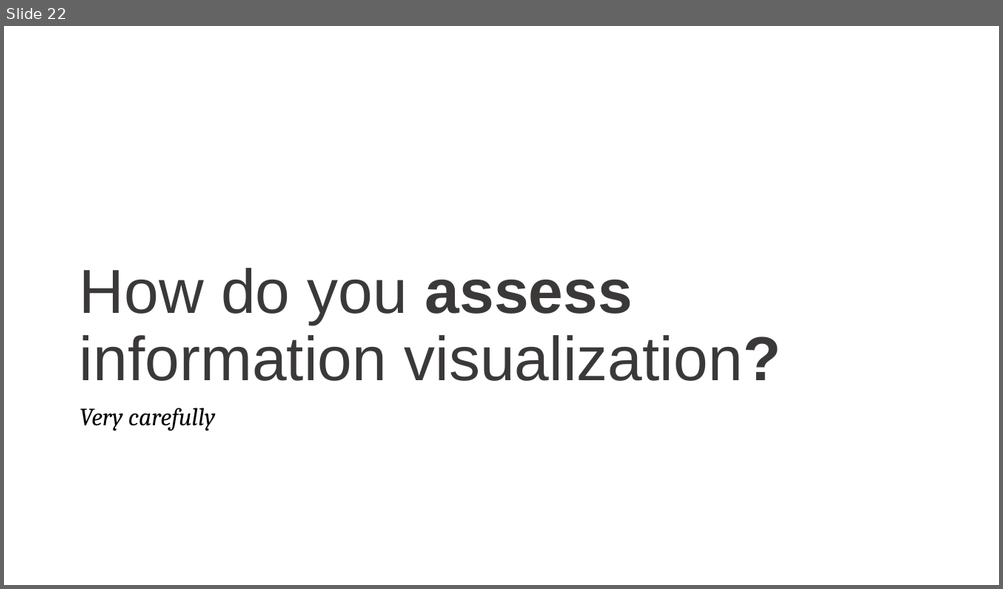
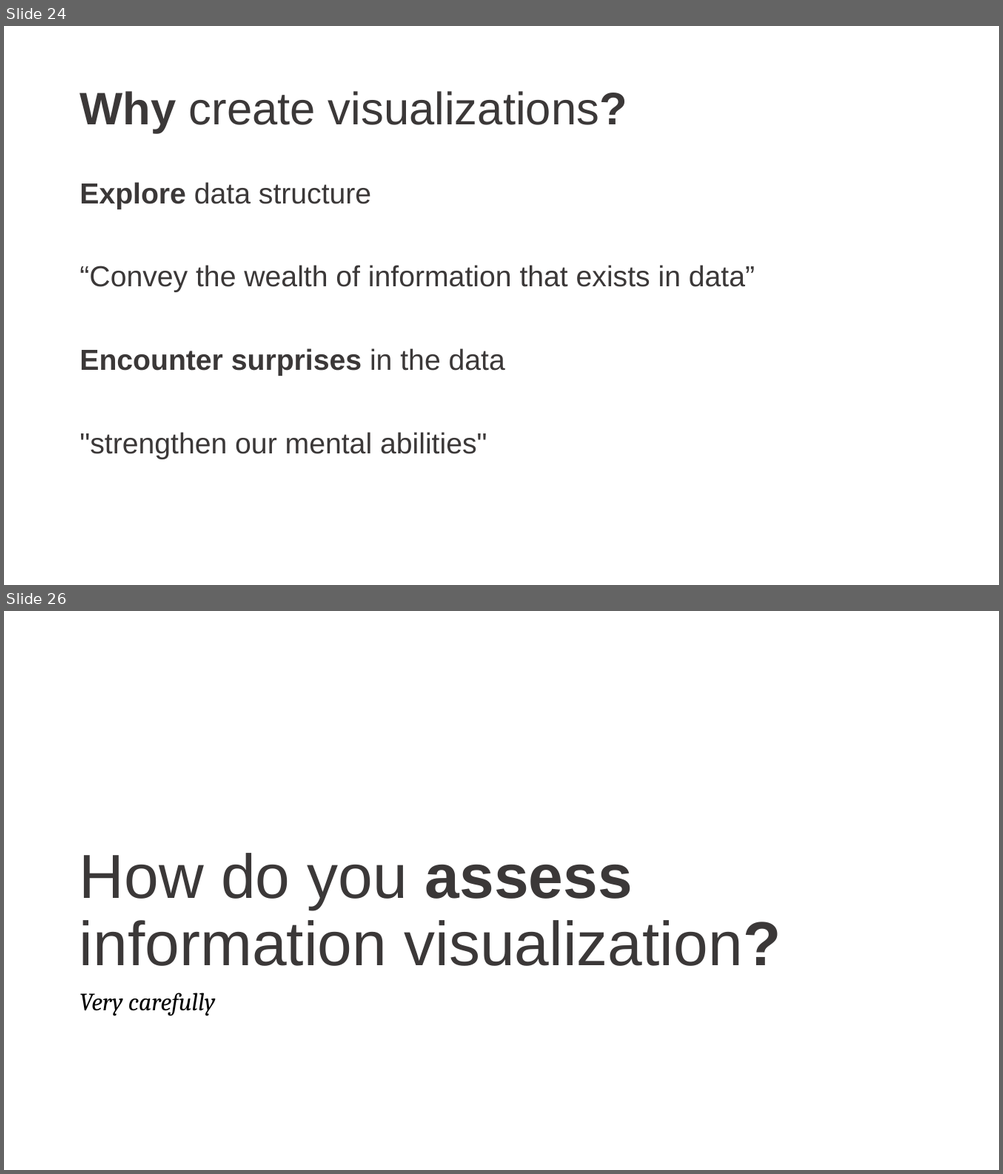
Before and after one commit to cathrynploehn-NIST/Visualizationintroduction, a slide deck: Information Visualization.pptx. Shown one above the other, each under a label of ours: slide 22 before the commit, slides 24 and 26 after it; the slides between them are not shown. The pictures are 1003x589 and 1003x1174 pixels, drawn with LibreOffice and Linux fonts; fonts in the diff are those of the drawing. Boxes give left, top, right and bottom in pixels: in the first picture for what was removed or moved away, otherwise in the second. Text is boxed around its words. In the diff, an @@ line names an element or a change of style, - is before the commit and + after.

```diff
--- a/Information Visualization.pptx
+++ b/Information Visualization.pptx
@@ slide 24 added at <box>4,26,999,585</box>, background #FFFFFF @@
@@ title added at <box>79,91,628,133</box>, 44 pt, text #3B3838 @@
+Why create visualizations?
@@ text added at <box>79,182,754,460</box>, 28 pt, text #3B3838 @@
+Explore data structure
+“Convey the wealth of information that exists in data”
+Encounter surprises in the data
+"strengthen our mental abilities"
@@ what was slide 22 is now slide 26 @@
```
Also in this commit, not shown: 9 other slides added.
